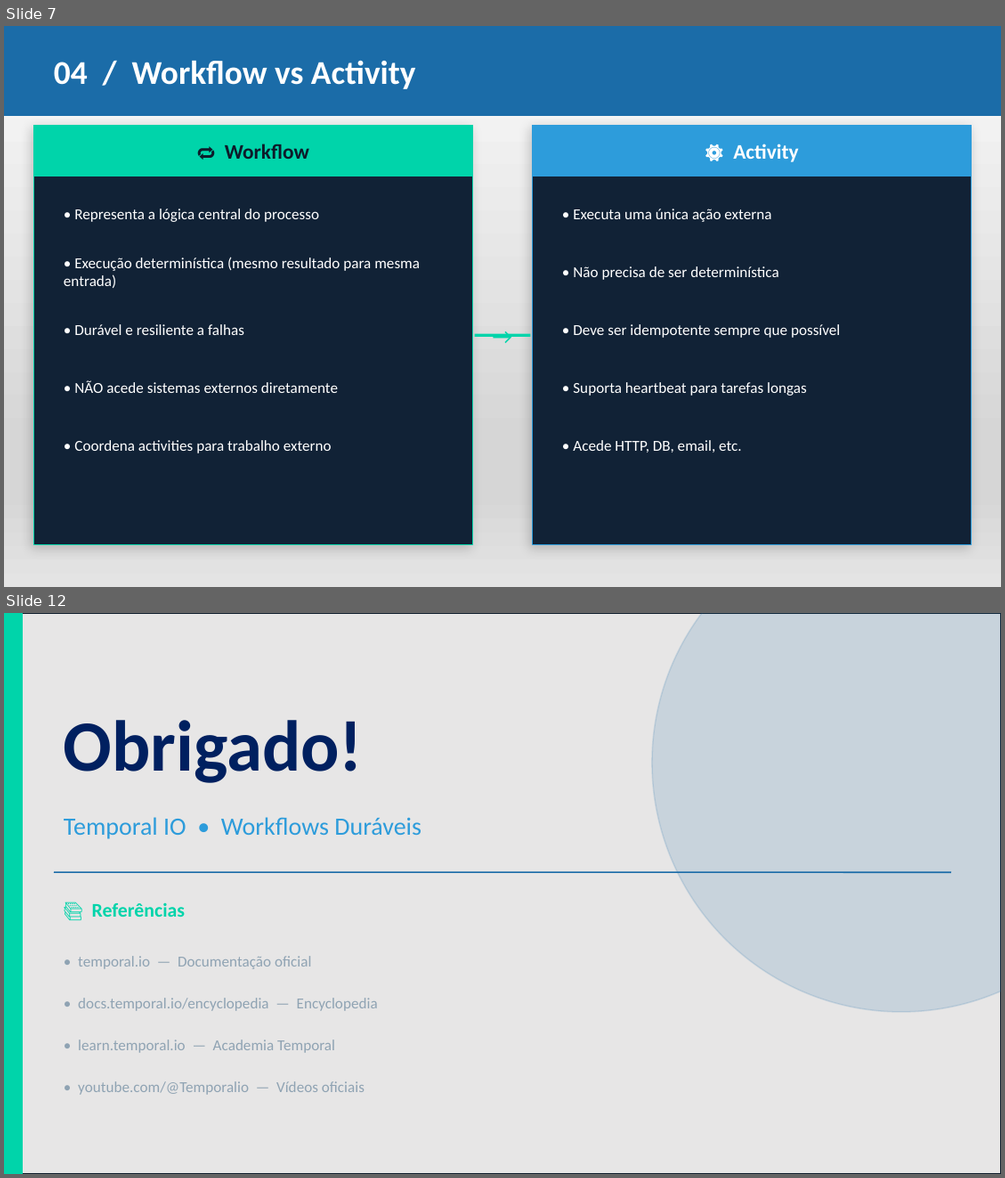
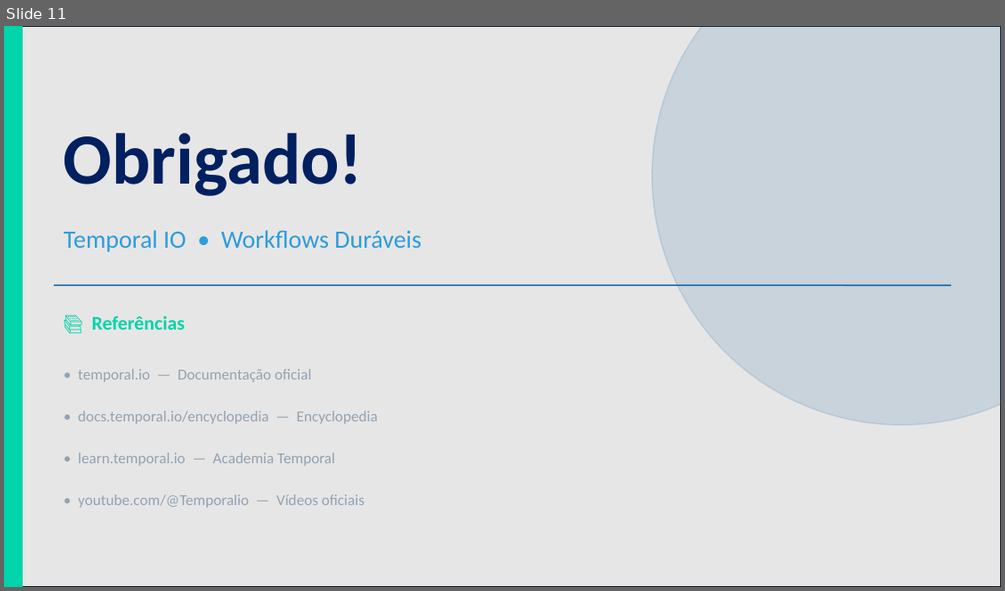
Before and after one commit to pedro-bvf/Temporal-IO, a slide deck: Temporal_IO_pt.pptx. Shown one above the other, each under a label of ours: slides 7 and 12 before the commit, slide 11 after it; the slides between them are not shown. The pictures are 1005x1178 and 1005x591 pixels, drawn with LibreOffice and Linux fonts; fonts in the diff are those of the drawing. Boxes give left, top, right and bottom in pixels: in the first picture for what was removed or moved away, otherwise in the second. Text is boxed around its words. In the diff, an @@ line names an element or a change of style, - is before the commit and + after.

```diff
--- a/Temporal_IO_pt.pptx
+++ b/Temporal_IO_pt.pptx
@@ slide 7 removed at (4, 26, 1001, 587), background gradient #FAFAFA to #D7D7D7 to #E4E4E4 @@
@@ rectangle removed at (4, 26, 1001, 116) @@
@@ text removed at (54, 60, 415, 89) @@
-04 / Workflow vs Activity
@@ rectangle removed at (34, 126, 472, 544) @@
@@ rectangle removed at (34, 126, 472, 176) @@
@@ rectangle removed at (533, 126, 971, 544) @@
@@ rectangle removed at (533, 126, 971, 176) @@
@@ text removed at (225, 143, 309, 159) @@
-🔁 Workflow
@@ text removed at (733, 143, 798, 162) @@
-⚙️ Activity
@@ text removed at (74, 208, 319, 222) @@
-• Representa a lógica central do processo
@@ text removed at (573, 208, 771, 222) @@
-• Executa uma única ação externa
@@ text removed at (64, 257, 420, 288) @@
-• Execução determinística (mesmo resultado para mesma entrada)
@@ text removed at (573, 266, 778, 280) @@
-• Não precisa de ser determinística
@@ text removed at (475, 315, 530, 355) @@
-→
@@ text removed at (74, 324, 244, 335) @@
-• Durável e resiliente a falhas
@@ line removed from (475, 335) to (530, 335) @@
@@ text removed at (573, 324, 840, 338) @@
-• Deve ser idempotente sempre que possível
@@ text removed at (74, 380, 338, 393) @@
-• NÃO acede sistemas externos diretamente
@@ text removed at (573, 382, 807, 395) @@
-• Suporta heartbeat para tarefas longas
@@ text removed at (74, 440, 332, 453) @@
-• Coordena activities para trabalho externo
@@ text removed at (573, 440, 742, 452) @@
-• Acede HTTP, DB, email, etc.
@@ what was slide 12 is now slide 11 @@
```
Also in this commit, not shown: 9 slides changed, 1 slide added, 1 other slide removed, 3 other files.
